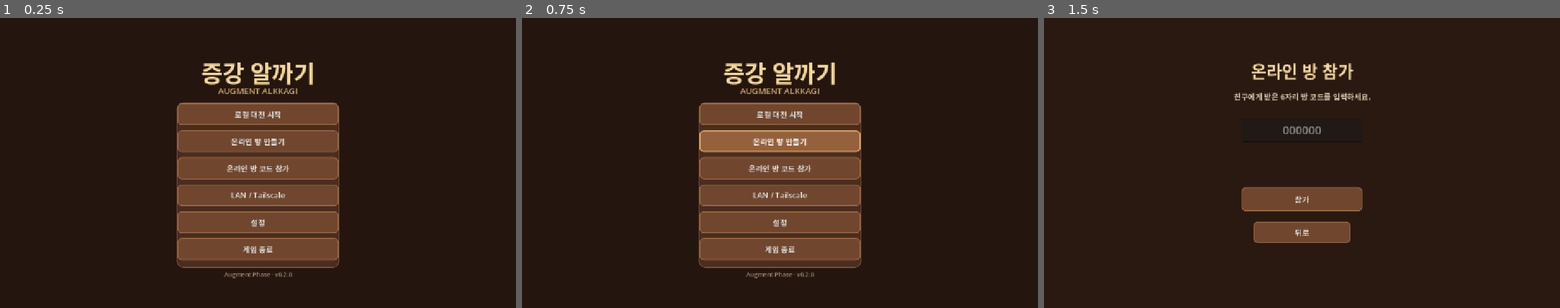
Above: before the commit, frames 1-3 (left to right).
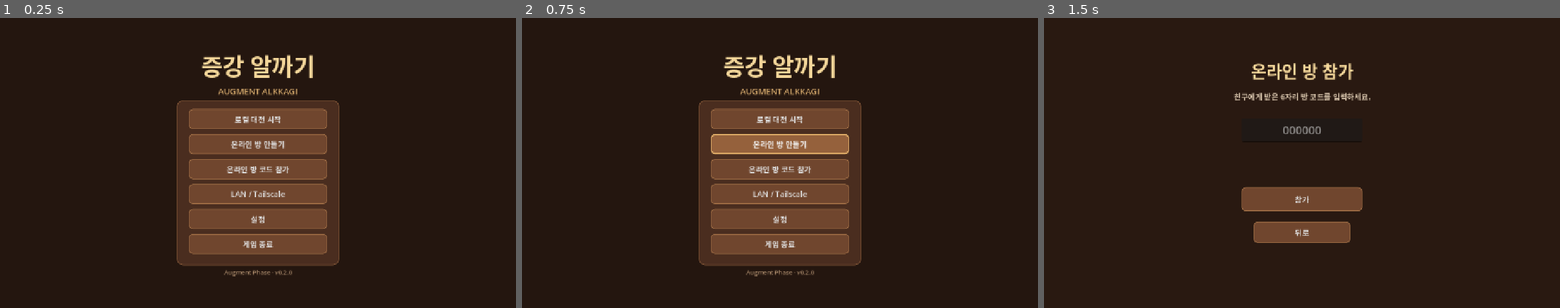
Above: after the commit, the same moments.

Repository: peeta0126/AugmentAlkkagi
Game: Godot game, scene res://scenes/main.tscn
The game is run twice, just before and just after one commit, with the same random seed, the same clock (stepped at 60 frames per second) and the same inputs.
Inputs:
- Up to frame 1 (0.25 s): no input
- Up to frame 2 (0.75 s): click "온라인 방 만들기" at 0.5 s
- Up to frame 3 (1.5 s): click "온라인 방 코드 참가" at 1.25 s

The runs differ from the first frame. In frame 1, 9.1% of the frame differs, in the area x 34-66%, y 12-90%; in frame 2, 9.1%; in frame 3, nothing differs.

Commit message:
refactor(ui): extract main menu into editable scene

Diff:
--- /dev/null
+++ b/scenes/ui/main_menu.tscn
@@ -0,0 +1,229 @@
+[gd_scene load_steps=8 format=3]
+
+[ext_resource type="Script" uid="uid://d051i3t688445" path="res://scripts/ui/main_menu.gd" id="1_script"]
+
+[sub_resource type="StyleBoxFlat" id="StyleBoxFlat_menu_panel"]
+bg_color = Color(0.290196, 0.176471, 0.121569, 1)
+border_width_left = 2
+border_width_top = 2
+border_width_right = 2
+border_width_bottom = 2
+border_color = Color(0.482353, 0.317647, 0.203922, 1)
+corner_radius_top_left = 16
+corner_radius_top_right = 16
+corner_radius_bottom_right = 16
+corner_radius_bottom_left = 16
+
+[sub_resource type="StyleBoxFlat" id="StyleBoxFlat_button_normal"]
+bg_color = Color(0.439216, 0.27451, 0.180392, 1)
+border_width_left = 2
+border_width_top = 2
+border_width_right = 2
+border_width_bottom = 2
+border_color = Color(0.611765, 0.419608, 0.262745, 1)
+corner_radius_top_left = 10
+corner_radius_top_right = 10
+corner_radius_bottom_right = 10
+corner_radius_bottom_left = 10
+
+[sub_resource type="StyleBoxFlat" id="StyleBoxFlat_button_hover"]
+bg_color = Color(0.584314, 0.380392, 0.235294, 1)
+border_width_left = 3
+border_width_top = 3
+border_width_right = 3
+border_width_bottom = 3
+border_color = Color(0.878431, 0.678431, 0.407843, 1)
+corner_radius_top_left = 10
+corner_radius_top_right = 10
+corner_radius_bottom_right = 10
+corner_radius_bottom_left = 10
+
+[sub_resource type="StyleBoxFlat" id="StyleBoxFlat_button_pressed"]
+bg_color = Color(0.337255, 0.203922, 0.129412, 1)
+border_width_left = 2
+border_width_top = 2
+border_width_right = 2
+border_width_bottom = 2
+border_color = Color(0.945098, 0.772549, 0.498039, 1)
+corner_radius_top_left = 10
+corner_radius_top_right = 10
+corner_radius_bottom_right = 10
+corner_radius_bottom_left = 10
+
+[sub_resource type="StyleBoxFlat" id="StyleBoxFlat_button_disabled"]
+bg_color = Color(0.231373, 0.188235, 0.168627, 1)
+border_width_left = 1
+border_width_top = 1
+border_width_right = 1
+border_width_bottom = 1
+border_color = Color(0.341176, 0.294118, 0.270588, 1)
+corner_radius_top_left = 10
+corner_radius_top_right = 10
+corner_radius_bottom_right = 10
+corner_radius_bottom_left = 10
+
+[sub_resource type="StyleBoxEmpty" id="StyleBoxEmpty_button_focus"]
+
+[node name="MainMenu" type="Control"]
+layout_mode = 3
+anchors_preset = 15
+anchor_right = 1.0
+anchor_bottom = 1.0
+grow_horizontal = 2
+grow_vertical = 2
+script = ExtResource("1_script")
+
+[node name="Background" type="ColorRect" parent="."]
+unique_name_in_owner = true
+layout_mode = 1
+anchors_preset = 15
+anchor_right = 1.0
+anchor_bottom = 1.0
+grow_horizontal = 2
+grow_vertical = 2
+mouse_filter = 2
+color = Color(0.141176, 0.0862745, 0.0588235, 1)
+
+[node name="SafeMargin" type="MarginContainer" parent="."]
+layout_mode = 1
+anchors_preset = 15
+anchor_right = 1.0
+anchor_bottom = 1.0
+grow_horizontal = 2
+grow_vertical = 2
+theme_override_constants/margin_left = 32
+theme_override_constants/margin_top = 28
+theme_override_constants/margin_right = 32
+theme_override_constants/margin_bottom = 28
+
+[node name="Center" type="CenterContainer" parent="SafeMargin"]
+layout_mode = 2
+
+[node name="MainContent" type="VBoxContainer" parent="SafeMargin/Center"]
+custom_minimum_size = Vector2(600, 0)
+layout_mode = 2
+theme_override_constants/separation = 4
+
+[node name="TitleLabel" type="Label" parent="SafeMargin/Center/MainContent"]
+unique_name_in_owner = true
+custom_minimum_size = Vector2(0, 72)
+layout_mode = 2
+theme_override_colors/font_color = Color(0.956863, 0.843137, 0.603922, 1)
+theme_override_font_sizes/font_size = 58
+text = "증강 알까기"
+horizontal_alignment = 1
+vertical_alignment = 1
+
+[node name="SubtitleLabel" type="Label" parent="SafeMargin/Center/MainContent"]
+unique_name_in_owner = true
+custom_minimum_size = Vector2(0, 36)
+layout_mode = 2
+theme_override_colors/font_color = Color(0.784314, 0.619608, 0.396078, 1)
+theme_override_font_sizes/font_size = 21
+text = "AUGMENT ALKKAGI"
+horizontal_alignment = 1
+vertical_alignment = 1
+
+[node name="MenuFrame" type="CenterContainer" parent="SafeMargin/Center/MainContent"]
+custom_minimum_size = Vector2(0, 410)
+layout_mode = 2
+
+[node name="MenuPanel" type="PanelContainer" parent="SafeMargin/Center/MainContent/MenuFrame"]
+unique_name_in_owner = true
+custom_minimum_size = Vector2(404, 410)
+layout_mode = 2
+theme_override_styles/panel = SubResource("StyleBoxFlat_menu_panel")
+
+[node name="MenuMargin" type="MarginContainer" parent="SafeMargin/Center/MainContent/MenuFrame/MenuPanel"]
+layout_mode = 2
+theme_override_constants/margin_left = 28
+theme_override_constants/margin_top = 20
+theme_override_constants/margin_right = 28
+theme_override_constants/margin_bottom = 20
+
+[node name="MenuButtons" type="VBoxContainer" parent="SafeMargin/Center/MainContent/MenuFrame/MenuPanel/MenuMargin"]
+unique_name_in_owner = true
+layout_mode = 2
+theme_override_constants/separation = 12
+
+[node name="LocalGameButton" type="Button" parent="SafeMargin/Center/MainContent/MenuFrame/MenuPanel/MenuMargin/MenuButtons"]
+unique_name_in_owner = true
+custom_minimum_size = Vector2(300, 50)
+layout_mode = 2
+theme_override_font_sizes/font_size = 19
+theme_override_styles/normal = SubResource("StyleBoxFlat_button_normal")
+theme_override_styles/hover = SubResource("StyleBoxFlat_button_hover")
+theme_override_styles/pressed = SubResource("StyleBoxFlat_button_pressed")
+theme_override_styles/disabled = SubResource("StyleBoxFlat_button_disabled")
+theme_override_styles/focus = SubResource("StyleBoxEmpty_button_focus")
+text = "로컬 대전 시작"
+
+[node name="CreateOnlineRoomButton" type="Button" parent="SafeMargin/Center/MainContent/MenuFrame/MenuPanel/MenuMargin/MenuButtons"]
+unique_name_in_owner = true
+custom_minimum_size = Vector2(300, 50)
+layout_mode = 2
+theme_override_font_sizes/font_size = 19
+theme_override_styles/normal = SubResource("StyleBoxFlat_button_normal")
+theme_override_styles/hover = SubResource("StyleBoxFlat_button_hover")
+theme_override_styles/pressed = SubResource("StyleBoxFlat_button_pressed")
+theme_override_styles/disabled = SubResource("StyleBoxFlat_button_disabled")
+theme_override_styles/focus = SubResource("StyleBoxEmpty_button_focus")
+text = "온라인 방 만들기"
+
+[node name="JoinOnlineRoomButton" type="Button" parent="SafeMargin/Center/MainContent/MenuFrame/MenuPanel/MenuMargin/MenuButtons"]
+unique_name_in_owner = true
+custom_minimum_size = Vector2(300, 50)
+layout_mode = 2
+theme_override_font_sizes/font_size = 19
+theme_override_styles/normal = SubResource("StyleBoxFlat_button_normal")
+theme_override_styles/hover = SubResource("StyleBoxFlat_button_hover")
+theme_override_styles/pressed = SubResource("StyleBoxFlat_button_pressed")
+theme_override_styles/disabled = SubResource("StyleBoxFlat_button_disabled")
+theme_override_styles/focus = SubResource("StyleBoxEmpty_button_focus")
+text = "온라인 방 코드 참가"
+
+[node name="LanMenuButton" type="Button" parent="SafeMargin/Center/MainContent/MenuFrame/MenuPanel/MenuMargin/MenuButtons"]
+unique_name_in_owner = true
+custom_minimum_size = Vector2(300, 50)
+layout_mode = 2
+theme_override_font_sizes/font_size = 19
+theme_override_styles/normal = SubResource("StyleBoxFlat_button_normal")
+theme_override_styles/hover = SubResource("StyleBoxFlat_button_hover")
+theme_override_styles/pressed = SubResource("StyleBoxFlat_button_pressed")
+theme_override_styles/disabled = SubResource("StyleBoxFlat_button_disabled")
+theme_override_styles/focus = SubResource("StyleBoxEmpty_button_focus")
+text = "LAN / Tailscale"
+
+[node name="SettingsButton" type="Button" parent="SafeMargin/Center/MainContent/MenuFrame/MenuPanel/MenuMargin/MenuButtons"]
+unique_name_in_owner = true
+custom_minimum_size = Vector2(300, 50)
+layout_mode = 2
+theme_override_font_sizes/font_size = 19
+theme_override_styles/normal = SubResource("StyleBoxFlat_button_normal")
+theme_override_styles/hover = SubResource("StyleBoxFlat_button_hover")
+theme_override_styles/pressed = SubResource("StyleBoxFlat_button_pressed")
+theme_override_styles/disabled = SubResource("StyleBoxFlat_button_disabled")
+theme_override_styles/focus = SubResource("StyleBoxEmpty_button_focus")
+text = "설정"
+
+[node name="QuitButton" type="Button" parent="SafeMargin/Center/MainContent/MenuFrame/MenuPanel/MenuMargin/MenuButtons"]
+unique_name_in_owner = true
+custom_minimum_size = Vector2(300, 50)
+layout_mode = 2
+theme_override_font_sizes/font_size = 19
+theme_override_styles/normal = SubResource("StyleBoxFlat_button_normal")
+theme_override_styles/hover = SubResource("StyleBoxFlat_button_hover")
+theme_override_styles/pressed = SubResource("StyleBoxFlat_button_pressed")
+theme_override_styles/disabled = SubResource("StyleBoxFlat_button_disabled")
+theme_override_styles/focus = SubResource("StyleBoxEmpty_button_focus")
+text = "게임 종료"
+
+[node name="VersionLabel" type="Label" parent="SafeMargin/Center/MainContent"]
+unique_name_in_owner = true
+custom_minimum_size = Vector2(0, 26)
+layout_mode = 2
+theme_override_colors/font_color = Color(0.658824, 0.533333, 0.411765, 1)
+theme_override_font_sizes/font_size = 15
+text = "Augment Phase · v0.2.0"
+horizontal_alignment = 1
+vertical_alignment = 1
--- a/scripts/core/game_manager.gd
+++ b/scripts/core/game_manager.gd
@@ -8,6 +8,7 @@
 const SkillProjectileScript := preload("res://scripts/gameplay/skill_projectile.gd")
 const NetworkManagerScript := preload("res://scripts/network/network_manager.gd")
 const AugmentSelectionScene := preload("res://scenes/ui/augment_selection.tscn")
+const MainMenuScene := preload("res://scenes/ui/main_menu.tscn")
 
 var state_machine: GameStateMachine
 var augment_manager: AugmentManager
@@ -114,38 +115,14 @@
 	augment_manager.reset_match()
 	reset_runtime_effects()
 	state_machine.transition(GameStateMachine.State.MAIN_MENU)
-	set_screen(_panel_root())
-	_add_background(screen_root, Color("24160f"))
-	var title := _label("증강 알까기", 58, Color("f4d79a"))
-	title.horizontal_alignment = HORIZONTAL_ALIGNMENT_CENTER
-	title.position = Vector2(340, 92)
-	title.size = Vector2(600, 80)
-	screen_root.add_child(title)
-	var subtitle := _label("AUGMENT ALKKAGI", 21, Color("c89e65"))
-	subtitle.horizontal_alignment = HORIZONTAL_ALIGNMENT_CENTER
-	subtitle.position = Vector2(340, 166)
-	subtitle.size = Vector2(600, 40)
-	screen_root.add_child(subtitle)
-	var card := PanelContainer.new()
-	card.position = Vector2(438, 210)
-	card.size = Vector2(404, 410)
-	card.add_theme_stylebox_override("panel", _style(Color("4a2d1f"), 16, Color("7b5134"), 2))
-	screen_root.add_child(card)
-	var menu := VBoxContainer.new()
-	menu.add_theme_constant_override("separation", 13)
-	menu.set_anchors_and_offsets_preset(Control.PRESET_FULL_RECT, Control.PRESET_MODE_MINSIZE, 28)
-	card.add_child(menu)
-	menu.add_child(_button("로컬 대전 시작", _start_local_setup))
-	menu.add_child(_button("온라인 방 만들기", _create_online_room))
-	menu.add_child(_button("온라인 방 코드 참가", _show_online_join_room))
-	menu.add_child(_button("LAN / Tailscale", _show_lan_menu))
-	menu.add_child(_button("설정", _show_settings))
-	menu.add_child(_button("게임 종료", get_tree().quit))
-	var version := _label("Augment Phase · v0.2.0", 15, Color("a88869"))
-	version.horizontal_alignment = HORIZONTAL_ALIGNMENT_CENTER
-	version.position = Vector2(440, 625)
-	version.size = Vector2(400, 30)
-	screen_root.add_child(version)
+	var main_menu := MainMenuScene.instantiate() as MainMenu
+	main_menu.local_setup_requested.connect(_start_local_setup)
+	main_menu.online_room_create_requested.connect(_create_online_room)
+	main_menu.online_room_join_requested.connect(_show_online_join_room)
+	main_menu.lan_menu_requested.connect(_show_lan_menu)
+	main_menu.settings_requested.connect(_show_settings)
+	main_menu.quit_requested.connect(get_tree().quit)
+	set_screen(main_menu)
 
 func _start_local_setup() -> void:
 	state_machine.transition(GameStateMachine.State.LOCAL_SETUP)
--- /dev/null
+++ b/scripts/ui/main_menu.gd
@@ -0,0 +1,25 @@
+class_name MainMenu
+extends Control
+
+signal local_setup_requested
+signal online_room_create_requested
+signal online_room_join_requested
+signal lan_menu_requested
+signal settings_requested
+signal quit_requested
+
+@onready var local_game_button: Button = %LocalGameButton
+@onready var create_online_room_button: Button = %CreateOnlineRoomButton
+@onready var join_online_room_button: Button = %JoinOnlineRoomButton
+@onready var lan_menu_button: Button = %LanMenuButton
+@onready var settings_button: Button = %SettingsButton
+@onready var quit_button: Button = %QuitButton
+
+
+func _ready() -> void:
+	local_game_button.pressed.connect(func(): local_setup_requested.emit())
+	create_online_room_button.pressed.connect(func(): online_room_create_requested.emit())
+	join_online_room_button.pressed.connect(func(): online_room_join_requested.emit())
+	lan_menu_button.pressed.connect(func(): lan_menu_requested.emit())
+	settings_button.pressed.connect(func(): settings_requested.emit())
+	quit_button.pressed.connect(func(): quit_requested.emit())
Not shown, added: scripts/ui/main_menu.gd.uid
